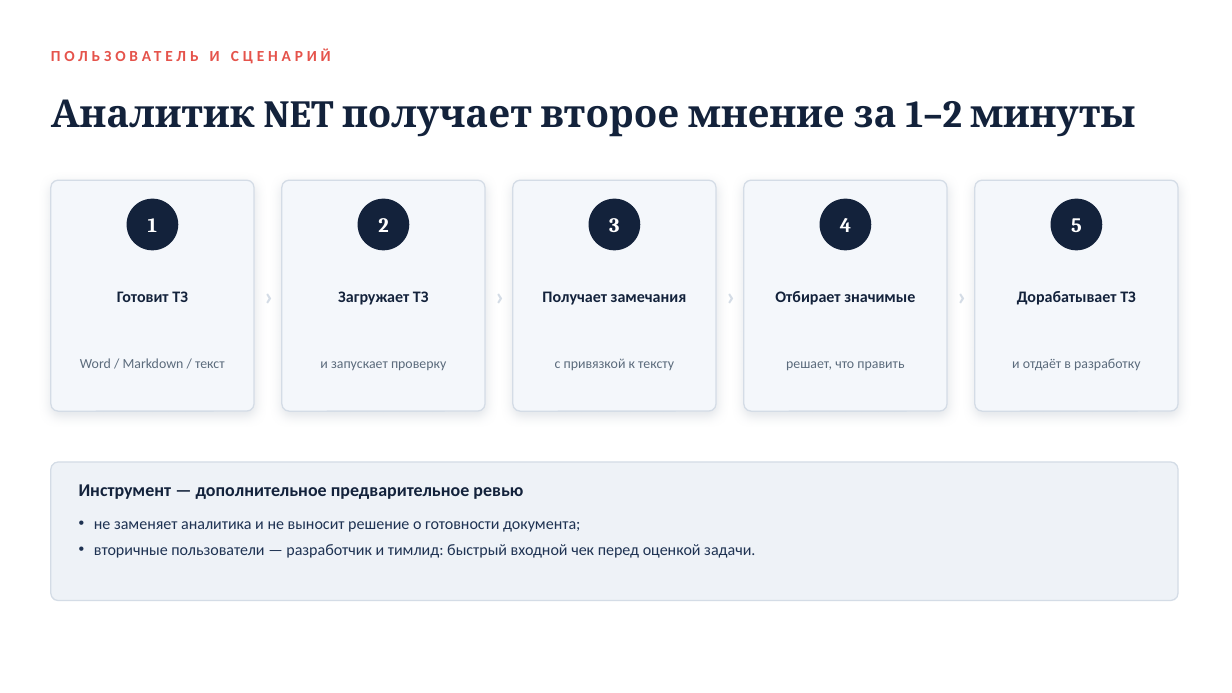
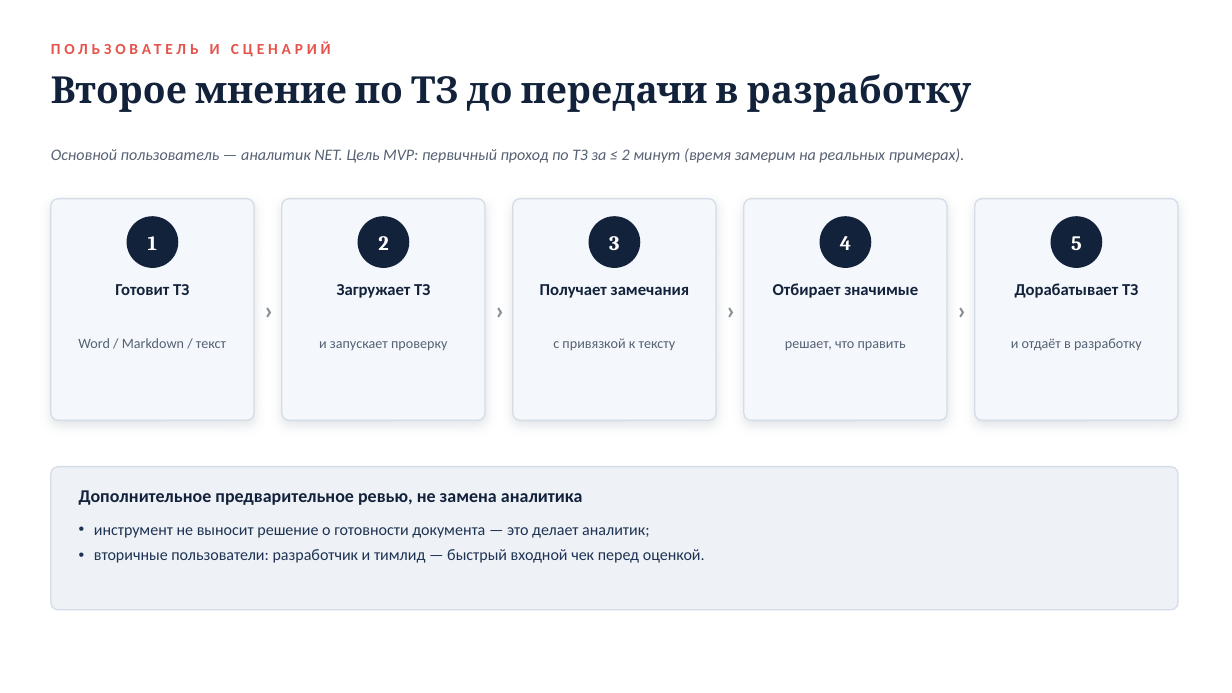
Before and after one commit to kayaal34/aitalenthub-hackathon, a slide deck: slide 3 of presentation/ТЗ-Ревьюер — промежуточная защита.pptx. Drawn at 1232x693 pixels with LibreOffice and Linux fonts; fonts in the diff are those of the drawing. Boxes give left, top, right and bottom in pixels: in the first picture for what was removed or moved away, otherwise in the second. Text is boxed around its words. In the diff, an @@ line names an element or a change of style, - is before the commit and + after.

```diff
--- a/presentation/ТЗ-Ревьюер — промежуточная защита.pptx
+++ b/presentation/ТЗ-Ревьюер — промежуточная защита.pptx
@@ text "ПОЛЬЗОВАТЕЛЬ И СЦЕНАРИЙ" at [210, 44, 220, 54]: vertical alignment middle to top @@
@@ text "Второе мнение по ТЗ до ..." at [51, 74, 971, 112]: vertical alignment middle to top @@
@@ text at [51, 74, 971, 112]: text changed; size 30 to 29 pt @@
-Аналитик NET получает второе мнение за 1–2 минуты
+Второе мнение по ТЗ до передачи в разработку
@@ text added at [51, 148, 965, 163], 12.5 pt, text #566173, italic @@
+Основной пользователь — аналитик NET. Цель MVP: первичный проход по ТЗ за ≤ 2 минут (время замерим на реальных примерах).
@@ rounded rectangle: place and size @@
-rounded rectangle at [51, 180, 254, 411]
+rounded rectangle at [51, 199, 254, 421]
@@ text "›": place and size @@
-text "›" at [256, 180, 282, 411]
+text "›" at [256, 199, 282, 421]
@@ rounded rectangle: place and size @@
-rounded rectangle at [282, 180, 485, 411]
+rounded rectangle at [282, 199, 485, 421]
@@ text "›": place and size @@
-text "›" at [487, 180, 513, 411]
+text "›" at [487, 199, 513, 421]
@@ rounded rectangle: place and size @@
-rounded rectangle at [513, 180, 716, 411]
+rounded rectangle at [513, 199, 716, 421]
@@ text "›": place and size @@
-text "›" at [718, 180, 744, 411]
+text "›" at [718, 199, 744, 421]
@@ rounded rectangle: place and size @@
-rounded rectangle at [744, 180, 947, 411]
+rounded rectangle at [744, 199, 947, 421]
@@ text colour #D4DCE6 to #8A8F98 in 4 elements at [256, 199, 282, 421], [487, 199, 513, 421], [718, 199, 744, 421], [949, 199, 975, 421] @@
@@ text "›": place and size @@
-text "›" at [949, 180, 975, 411]
+text "›" at [949, 199, 975, 421]
@@ rounded rectangle: place and size @@
-rounded rectangle at [975, 180, 1178, 411]
+rounded rectangle at [975, 199, 1178, 421]
@@ 5 texts, 5 ellipses: place and size @@
-5 texts, 5 ellipses at [127, 199, 1103, 250]
+5 texts, 5 ellipses at [127, 216, 1103, 268]
@@ text "Готовит ТЗ": place and size @@
-text "Готовит ТЗ" at [117, 291, 188, 302]
+text "Готовит ТЗ" at [115, 284, 189, 295]
@@ text "Загружает ТЗ": place and size @@
-text "Загружает ТЗ" at [338, 291, 429, 305]
+text "Загружает ТЗ" at [337, 284, 430, 298]
@@ text "Получает замечания": place and size @@
-text "Получает замечания" at [542, 291, 687, 305]
+text "Получает замечания" at [540, 284, 690, 298]
@@ text "Отбирает значимые": place and size @@
-text "Отбирает значимые" at [775, 291, 915, 305]
+text "Отбирает значимые" at [773, 283, 918, 298]
@@ size 12.5 to 13 pt; vertical alignment middle to top in 5 elements at [115, 284, 189, 295], [337, 284, 430, 298], [540, 284, 690, 298], [773, 283, 918, 298], [1015, 283, 1138, 298] @@
@@ text "Дорабатывает ТЗ": place and size @@
-text "Дорабатывает ТЗ" at [1017, 291, 1136, 305]
+text "Дорабатывает ТЗ" at [1015, 283, 1138, 298]
@@ text "Word / Markdown / текст": place and size @@
-text "Word / Markdown / текст" at [80, 358, 225, 368]
+text "Word / Markdown / текст" at [78, 338, 226, 348]
@@ text "и запускает проверку": place and size @@
-text "и запускает проверку" at [320, 361, 446, 370]
+text "и запускает проверку" at [319, 341, 447, 351]
@@ text "с привязкой к тексту": place and size @@
-text "с привязкой к тексту" at [555, 358, 674, 370]
+text "с привязкой к тексту" at [553, 338, 676, 350]
@@ text "решает, что править": place and size @@
-text "решает, что править" at [786, 361, 904, 370]
+text "решает, что править" at [785, 341, 906, 350]
@@ size 10.8 to 11 pt, text colour #5B6B7C to #566173; vertical alignment middle to top in 5 elements at [78, 338, 226, 348], [319, 341, 447, 351], [553, 338, 676, 350], [785, 341, 906, 350], [1011, 338, 1142, 351] @@
@@ text "и отдаёт в разработку": place and size @@
-text "и отдаёт в разработку" at [1012, 358, 1140, 370]
+text "и отдаёт в разработку" at [1011, 338, 1142, 351]
@@ rounded rectangle: place and size @@
-rounded rectangle at [51, 462, 1178, 601]
+rounded rectangle at [51, 467, 1178, 610]
@@ rounded rectangle at [51, 467, 1178, 610]: proportions changed @@
@@ text at [79, 490, 583, 505]: text changed @@
-Инструмент — дополнительное предварительное ревью
+Дополнительное предварительное ревью, не замена аналитика
@@ text at [94, 527, 705, 563]: text changed @@
-• не заменяет аналитика и не выносит решение о готовности документа;
-• вторичные пользователи — разработчик и тимлид: быстрый входной чек перед оценкой задачи.
+• инструмент не выносит решение о готовности документа — это делает аналитик;
+• вторичные пользователи: разработчик и тимлид — быстрый входной чек перед оценкой.
```
Also in this commit, not shown: 7 other slides changed, 1 slide added, 14 other files.
